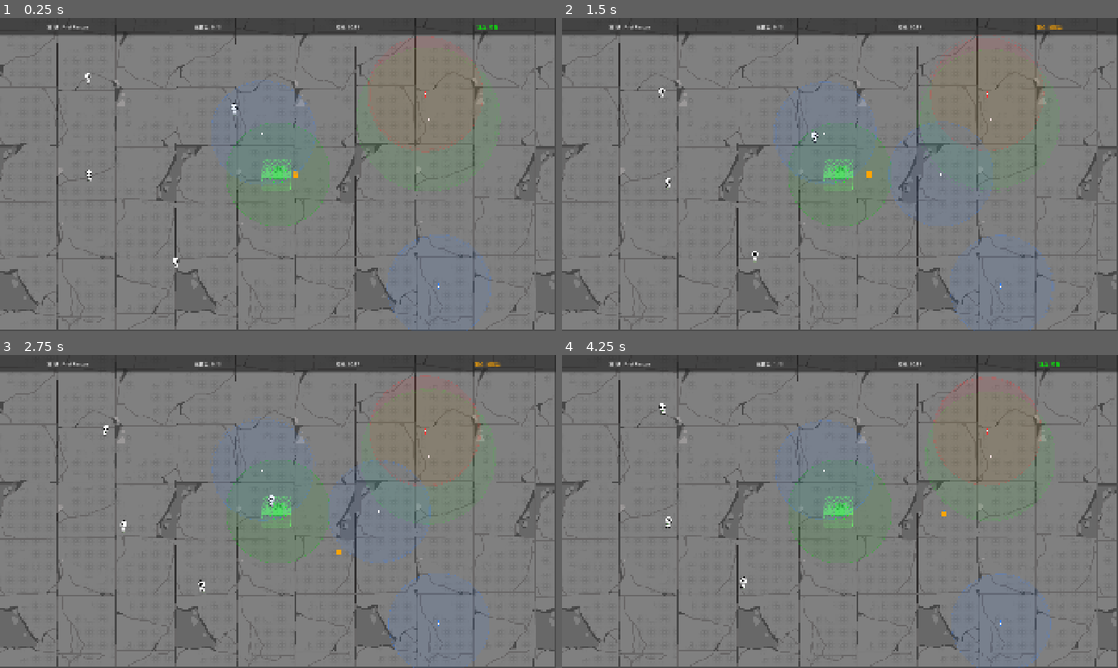
Above: before the commit, frames 1-4 (two rows, left to right).
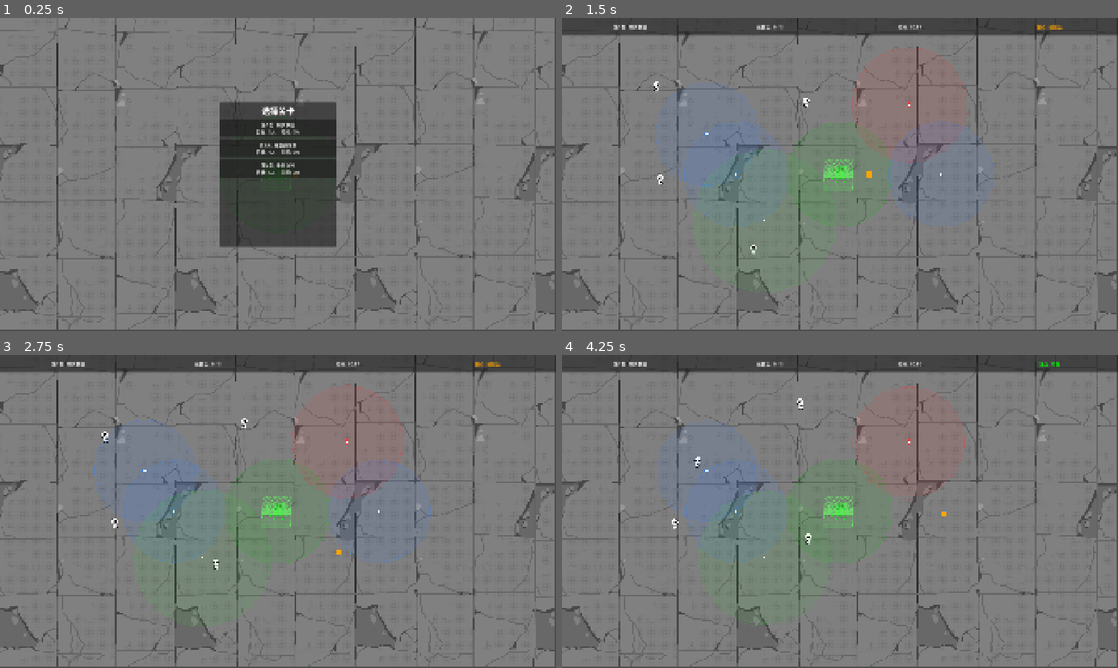
Above: after the commit, the same moments.

Repository: kunk70352-png/Safe-Anchor
Game: Godot game, scene res://src/main/main.tscn
Same seed, same stepped clock (60 frames per second), same inputs: the game is played once before the commit and once after it.
Inputs (mouse positions are in pixels of both pictures, inside the frame that each line leads up to):
- Up to frame 1 (0.25 s): no input
- Up to frame 2 (1.5 s): click (840, 127) at 0.5 s, where only the run after the commit has a clickable "第1关: 初次救援 目标: 3人 | 时间: 60s"; hold D (move_right) from 1.28 s (still down); tap Space (charge_throw) at 1.35 s
- Up to frame 3 (2.75 s): release D (move_right) at 2.03 s; hold S (move_down) from 2.03 s (still down); tap Space (charge_throw) at 2.1 s
- Up to frame 4 (4.25 s): release S (move_down) at 2.78 s; hold D (move_right) 2.78-3.53 s; tap Space (charge_throw) at 2.85, 3.6 s; hold W (move_up) from 3.53 s (still down)

The runs differ from the first frame. In frame 1, 15% of the frame differs, in the area x 0-100%, y 0-100%; in frame 2, 1.5%; in frame 3, 1.6%; in frame 4, 1.7%.

Commit message:
关卡制改造：选关界面+预置锚点

Diff:
--- a/resources/levels/level_1.tres
+++ b/resources/levels/level_1.tres
@@ -5,7 +5,7 @@
 [resource]
 script = ExtResource("1_leveldata")
 level_number = 1
-level_name = "First Rescue"
+level_name = "初次救援"
 target_rescued = 3
 time_limit = 60.0
 refugee_count = 4
@@ -17,6 +17,6 @@
 anchor_attraction_radius = 160.0
 safe_house_position = Vector2(960, 540)
 safe_house_attraction_radius = 180.0
-anchor_type = "default"
-difficulty_modifier = 1.0
-tile_map_scene = PackedStringArray()
+type1_positions = Array[Vector2]([Vector2(500, 400), Vector2(600, 540)])
+type2_positions = Array[Vector2]([Vector2(700, 700)])
+type3_positions = Array[Vector2]([Vector2(1200, 300)])
--- a/resources/levels/level_2.tres
+++ b/resources/levels/level_2.tres
@@ -5,8 +5,8 @@
 [resource]
 script = ExtResource("1_leveldata")
 level_number = 2
-level_name = "Scattered Flock"
-target_rescued = 3
+level_name = "分散的羊群"
+target_rescued = 4
 time_limit = 60.0
 refugee_count = 5
 refugee_wander_speed = 55.0
@@ -17,6 +17,6 @@
 anchor_attraction_radius = 150.0
 safe_house_position = Vector2(960, 540)
 safe_house_attraction_radius = 200.0
-anchor_type = "default"
-difficulty_modifier = 1.0
-tile_map_scene = PackedStringArray()
+type1_positions = Array[Vector2]([Vector2(350, 400), Vector2(600, 540)])
+type2_positions = Array[Vector2]([Vector2(400, 700)])
+type3_positions = Array[Vector2]([Vector2(1500, 540), Vector2(1500, 200)])
--- a/resources/levels/level_3.tres
+++ b/resources/levels/level_3.tres
@@ -5,8 +5,8 @@
 [resource]
 script = ExtResource("1_leveldata")
 level_number = 3
-level_name = "Against the Clock"
-target_rescued = 4
+level_name = "争分夺秒"
+target_rescued = 5
 time_limit = 50.0
 refugee_count = 6
 refugee_wander_speed = 60.0
@@ -17,6 +17,6 @@
 anchor_attraction_radius = 140.0
 safe_house_position = Vector2(1400, 540)
 safe_house_attraction_radius = 200.0
-anchor_type = "default"
-difficulty_modifier = 1.0
-tile_map_scene = PackedStringArray()
+type1_positions = Array[Vector2]([Vector2(600, 400), Vector2(900, 600)])
+type2_positions = Array[Vector2]([])
+type3_positions = Array[Vector2]([Vector2(300, 600), Vector2(1000, 200)])
--- a/resources/levels/level_data.gd
+++ b/resources/levels/level_data.gd
@@ -28,9 +28,9 @@
 @export var safe_house_position: Vector2 = Vector2(960, 540)
 ## 安全屋吸引半径
 @export var safe_house_attraction_radius: float = 200.0
-## 锚点类型（扩展用）
-@export var anchor_type: String = "default"
-## 全局难度倍率
-@export var difficulty_modifier: float = 1.0
-## 自定义地图场景（扩展用）
-@export var tile_map_scene: PackedStringArray = []
+## 预置初始锚点位置
+@export var type1_positions: Array[Vector2] = []
+## 预置大型锚点位置
+@export var type2_positions: Array[Vector2] = []
+## 预置驱赶锚点位置
+@export var type3_positions: Array[Vector2] = []
--- a/src/main/main.gd
+++ b/src/main/main.gd
@@ -1,6 +1,4 @@
-## Main — 游戏根入口。
-## 遵循 Main > World + GUI 架构模式（Godot 最佳实践）。
-## 加载关卡、编排 World 和 GUI、处理游戏流程。
+## Main — 游戏根入口。启动时显示关卡选择，选关后进入游戏。
 extends Node
 
 # ---- 关卡资源 ----
@@ -10,6 +8,7 @@
 # ---- 节点引用 ----
 @onready var world = $World
 @onready var gui: CanvasLayer = $GUI
+@onready var level_select: Control = $GUI/LevelSelect
 @onready var hud: Control = $GUI/HUD
 @onready var victory_screen: Control = $GUI/VictoryScreen
 @onready var defeat_screen: Control = $GUI/DefeatScreen
@@ -18,14 +17,12 @@
 func _ready() -> void:
 	_load_levels()
 	_connect_signals()
-	_show_hud_only()
-	_start_current_level()
+	_show_level_select()
 
 
 func _load_levels() -> void:
 	_levels.clear()
-	# 按顺序加载关卡资源
-	for i in range(1, 4):  # 关卡 1-3
+	for i in range(1, 10):
 		var path := "res://resources/levels/level_%d.tres" % i
 		if ResourceLoader.exists(path):
 			var level_data := load(path) as LevelData
@@ -36,24 +33,30 @@
 func _connect_signals() -> void:
 	GameManager.level_completed.connect(_on_level_completed)
 	GameManager.level_failed.connect(_on_level_failed)
+	level_select.level_selected.connect(_on_level_selected)
+
+
+func _show_level_select() -> void:
+	level_select.visible = true
+	hud.visible = false
+	victory_screen.visible = false
+	defeat_screen.visible = false
+
+
+func _on_level_selected(index: int) -> void:
+	_current_level_index = index
+	_start_current_level()
 
 
 func _start_current_level() -> void:
 	if _current_level_index >= _levels.size():
-		_on_all_levels_complete()
 		return
-
-	_show_hud_only()
+	hud.visible = true
+	level_select.visible = false
+	victory_screen.visible = false
+	defeat_screen.visible = false
 	var level_data := _levels[_current_level_index]
 	world.setup_level(level_data)
-
-
-# ---- UI 管理 ----
-
-func _show_hud_only() -> void:
-	hud.visible = true
-	victory_screen.visible = false
-	defeat_screen.visible = false
 
 
 func _show_victory(stats: Dictionary) -> void:
@@ -68,8 +71,6 @@
 	defeat_screen.display_stats(stats)
 
 
-# ---- 游戏事件处理 ----
-
 func _on_level_completed(stats: Dictionary) -> void:
 	_show_victory(stats)
 
@@ -78,16 +79,11 @@
 	_show_defeat(stats)
 
 
-func _on_all_levels_complete() -> void:
-	# 全部关卡完成 — 暂时退出（避免无限递归）
-	printerr("所有关卡已完成，没有更多可加载的关卡。")
-	get_tree().quit()
-
-
-# ---- 按钮回调（在场景中通过信号连接） ----
-
 func on_next_level_pressed() -> void:
 	_current_level_index += 1
+	if _current_level_index >= _levels.size():
+		_show_level_select()
+		return
 	_start_current_level()
 
 
@@ -97,4 +93,4 @@
 
 
 func on_quit_pressed() -> void:
-	get_tree().quit()
+	_show_level_select()
--- a/src/main/main.tscn
+++ b/src/main/main.tscn
@@ -1,10 +1,11 @@
-[gd_scene load_steps=6 format=3 uid="uid://cmain1"]
+[gd_scene load_steps=7 format=3 uid="uid://cmain1"]
 
 [ext_resource type="Script" path="res://src/main/main.gd" id="1_script"]
 [ext_resource type="PackedScene" uid="uid://cwrld1" path="res://src/world/world.tscn" id="2_world"]
 [ext_resource type="PackedScene" uid="uid://chud1" path="res://src/ui/hud.tscn" id="3_hud"]
 [ext_resource type="PackedScene" uid="uid://cvic1" path="res://src/ui/victory_screen.tscn" id="4_victory"]
 [ext_resource type="PackedScene" uid="uid://cdef1" path="res://src/ui/defeat_screen.tscn" id="5_defeat"]
+[ext_resource type="PackedScene" uid="uid://clvsel" path="res://src/ui/level_select.tscn" id="6_levelsel"]
 
 [node name="Main" type="Node" groups=["main"]]
 script = ExtResource("1_script")
@@ -14,7 +15,10 @@
 [node name="GUI" type="CanvasLayer" parent="."]
 layer = 1
 
+[node name="LevelSelect" parent="GUI" instance=ExtResource("6_levelsel")]
+
 [node name="HUD" parent="GUI" instance=ExtResource("3_hud")]
+visible = false
 
 [node name="VictoryScreen" parent="GUI" instance=ExtResource("4_victory")]
 
--- /dev/null
+++ b/src/ui/level_select.gd
@@ -0,0 +1,37 @@
+## 关卡选择界面 — 游戏启动时显示，列出所有关卡供玩家选择。
+extends Control
+
+signal level_selected(level_index: int)
+
+var _levels: Array[LevelData] = []
+var _buttons: Array[Button] = []
+
+
+func _ready() -> void:
+	_load_levels()
+	_create_buttons()
+
+
+func _load_levels() -> void:
+	for i in range(1, 10):
+		var path := "res://resources/levels/level_%d.tres" % i
+		if ResourceLoader.exists(path):
+			var ld := load(path) as LevelData
+			if ld:
+				_levels.append(ld)
+
+
+func _create_buttons() -> void:
+	var list := $Panel/VBoxContainer
+	for i in _levels.size():
+		var ld := _levels[i]
+		var btn := Button.new()
+		btn.text = "第%d关: %s\n目标: %d人 | 时间: %ds" % [ld.level_number, ld.level_name, ld.target_rescued, int(ld.time_limit)]
+		btn.custom_minimum_size = Vector2(300, 60)
+		btn.pressed.connect(_on_level_pressed.bind(i))
+		list.add_child(btn)
+		_buttons.append(btn)
+
+
+func _on_level_pressed(index: int) -> void:
+	level_selected.emit(index)
--- /dev/null
+++ b/src/ui/level_select.tscn
@@ -0,0 +1,41 @@
+[gd_scene load_steps=2 format=3 uid="uid://clvsel"]
+
+[ext_resource type="Script" path="res://src/ui/level_select.gd" id="1_script"]
+
+[node name="LevelSelect" type="Control"]
+layout_mode = 3
+anchors_preset = 15
+anchor_right = 1.0
+anchor_bottom = 1.0
+script = ExtResource("1_script")
+
+[node name="Panel" type="Panel" parent="."]
+layout_mode = 1
+anchors_preset = 8
+anchor_left = 0.5
+anchor_top = 0.5
+anchor_right = 0.5
+anchor_bottom = 0.5
+offset_left = -200.0
+offset_top = -250.0
+offset_right = 200.0
+offset_bottom = 250.0
+
+[node name="TitleLabel" type="Label" parent="Panel"]
+layout_mode = 1
+anchors_preset = 5
+anchor_left = 0.5
+anchor_right = 0.5
+offset_top = 10.0
+offset_bottom = 50.0
+text = "选择关卡"
+horizontal_alignment = 1
+theme_override_font_sizes/font_size = 28
+
+[node name="VBoxContainer" type="VBoxContainer" parent="Panel"]
+layout_mode = 1
+anchors_preset = 15
+anchor_right = 1.0
+anchor_bottom = 1.0
+offset_top = 60.0
+theme_override_constants/separation = 10
--- a/src/world/world.gd
+++ b/src/world/world.gd
@@ -7,13 +7,6 @@
 const TYPE1_ANCHOR := preload("res://src/anchor/anchor_type1.tscn")
 const TYPE2_ANCHOR := preload("res://src/anchor/anchor_type2.tscn")
 const TYPE3_ANCHOR := preload("res://src/anchor/anchor_type3.tscn")
-
-## 地图随机生成初始锚点数量
-@export var type1_count: int = 2
-## 地图随机生成大型锚点数量
-@export var type2_count: int = 1
-## 地图随机生成驱赶锚点数量
-@export var type3_count: int = 1
 
 # ---- 节点引用 ----
 @onready var navigation_region: NavigationRegion2D = $NavigationRegion2D
@@ -54,7 +47,7 @@
 		player.anchor_data.attraction_radius = level_data.anchor_attraction_radius
 
 	_setup_navigation()
-	_spawn_random_anchors()
+	_spawn_level_anchors(level_data)
 	_spawn_refugees_deferred.call_deferred(level_data)
 
 	GameManager.start_level(level_data)
@@ -116,20 +109,20 @@
 	navigation_region.navigation_polygon = nav_poly
 
 
-# ---- 随机锚点 ----
+# ---- 关卡锚点 ----
 
-func _spawn_random_anchors() -> void:
-	for i in range(type1_count):
+func _spawn_level_anchors(ld: LevelData) -> void:
+	for pos in ld.type1_positions:
 		var a := TYPE1_ANCHOR.instantiate()
-		a.global_position = Vector2(randf_range(150, 1770), randf_range(150, 930))
+		a.global_position = pos
 		anchors_container.add_child(a)
-	for i in range(type2_count):
+	for pos in ld.type2_positions:
 		var a := TYPE2_ANCHOR.instantiate()
-		a.global_position = Vector2(randf_range(150, 1770), randf_range(150, 930))
+		a.global_position = pos
 		anchors_container.add_child(a)
-	for i in range(type3_count):
+	for pos in ld.type3_positions:
 		var a := TYPE3_ANCHOR.instantiate()
-		a.global_position = Vector2(randf_range(150, 1770), randf_range(150, 930))
+		a.global_position = pos
 		anchors_container.add_child(a)
 
 
